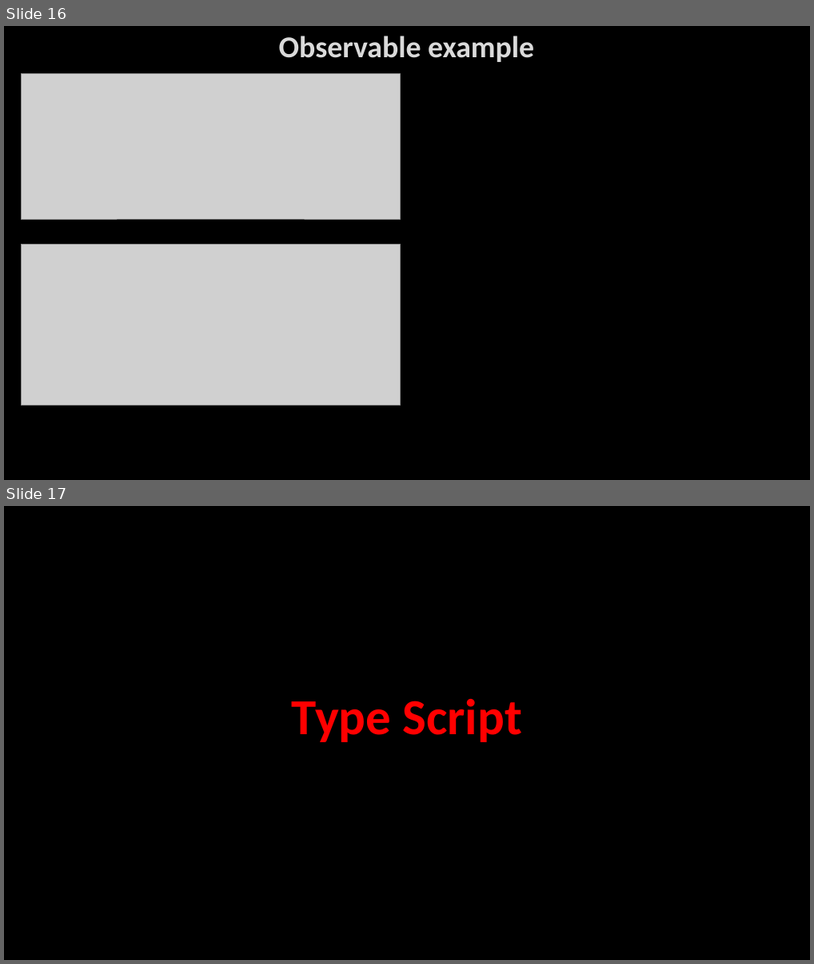
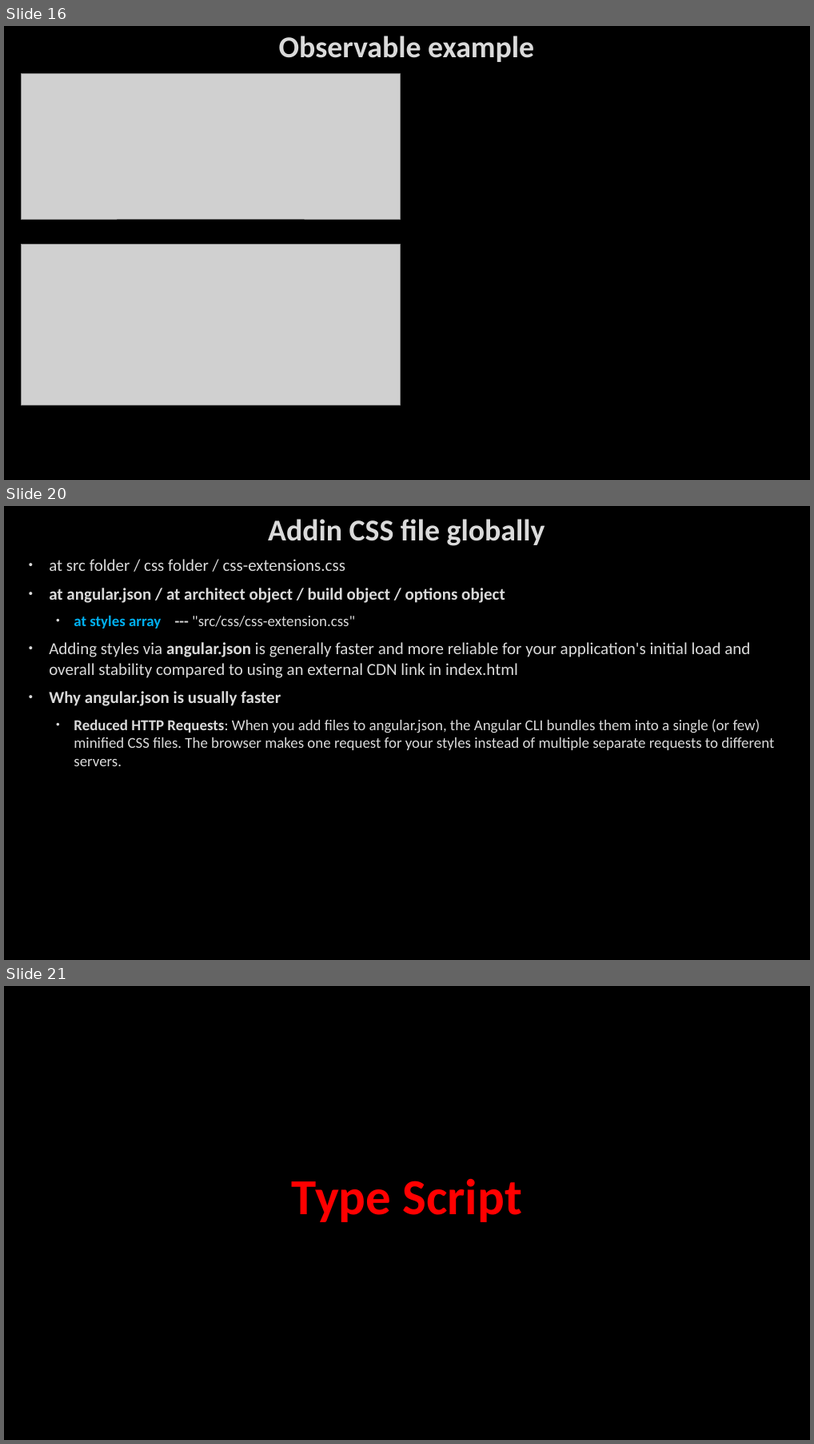
Before and after one commit to AhmedMohamedSamir1/Summary, a slide deck: Angular & type script/Angular.pptx. Shown one above the other, each under a label of ours: slides 16 and 17 before the commit, slides 16, 20 and 21 after it; the slides between them are not shown. The pictures are 814x964 and 814x1444 pixels, drawn with LibreOffice and Linux fonts; fonts in the diff are those of the drawing; grey boxes stand for pictures; background and template pictures are left out. Boxes give left, top, right and bottom in pixels: in the first picture for what was removed or moved away, otherwise in the second. Text is boxed around its words. In the diff, an @@ line names an element or a change of style, - is before the commit and + after.

```diff
--- a/Angular & type script/Angular.pptx
+++ b/Angular & type script/Angular.pptx
@@ slide 20 added at (4,506,810,960), background picture (left out) @@
@@ title added at (268,519,546,546), 36 pt, text #DADADA, bold @@
+Addin CSS file globally
@@ text added at (49,559,774,766), 20 pt, text #DADADA @@
+• at src folder / css folder / css-extensions.css
+• at angular.json / at architect object / build object / options object
+  • at styles array --- "src/css/css-extension.css"
+• Adding styles via angular.json is generally faster and more reliable for your application's initial load and overall stability compared to using an external CDN link in index.html
+• Why angular.json is usually faster
+  • Reduced HTTP Requests: When you add files to angular.json, the Angular CLI bundles them into a single (or few) minified CSS files. The browser makes one request for your styles instead of multiple separate requests to different servers.
@@ what was slide 17 is now slide 21 @@
```
Also in this commit, not shown: 1 slide changed, 3 other slides added, 2 other files.
